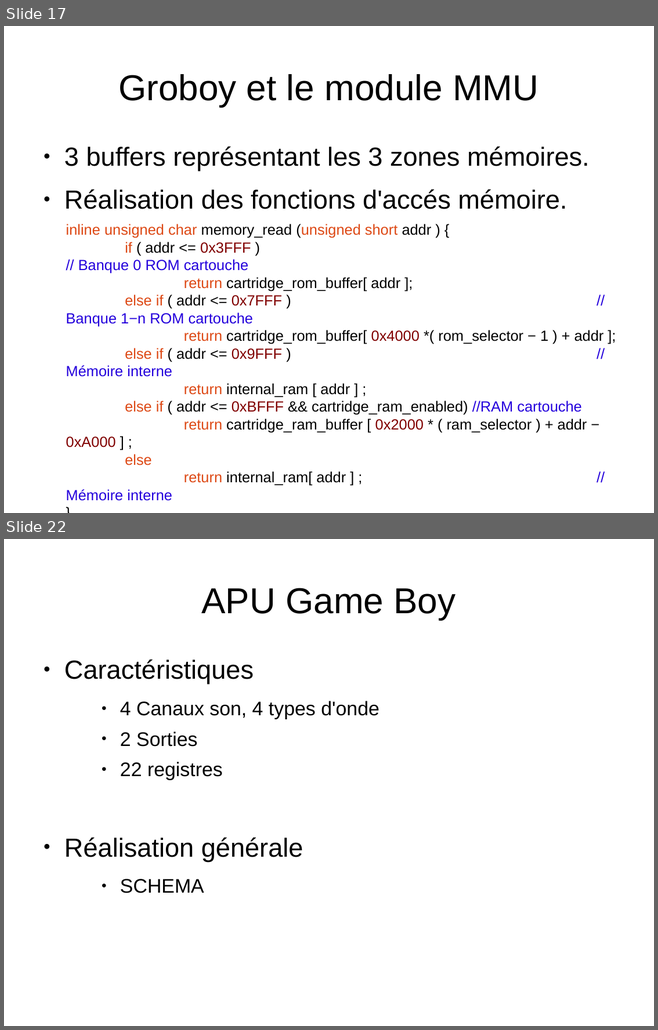
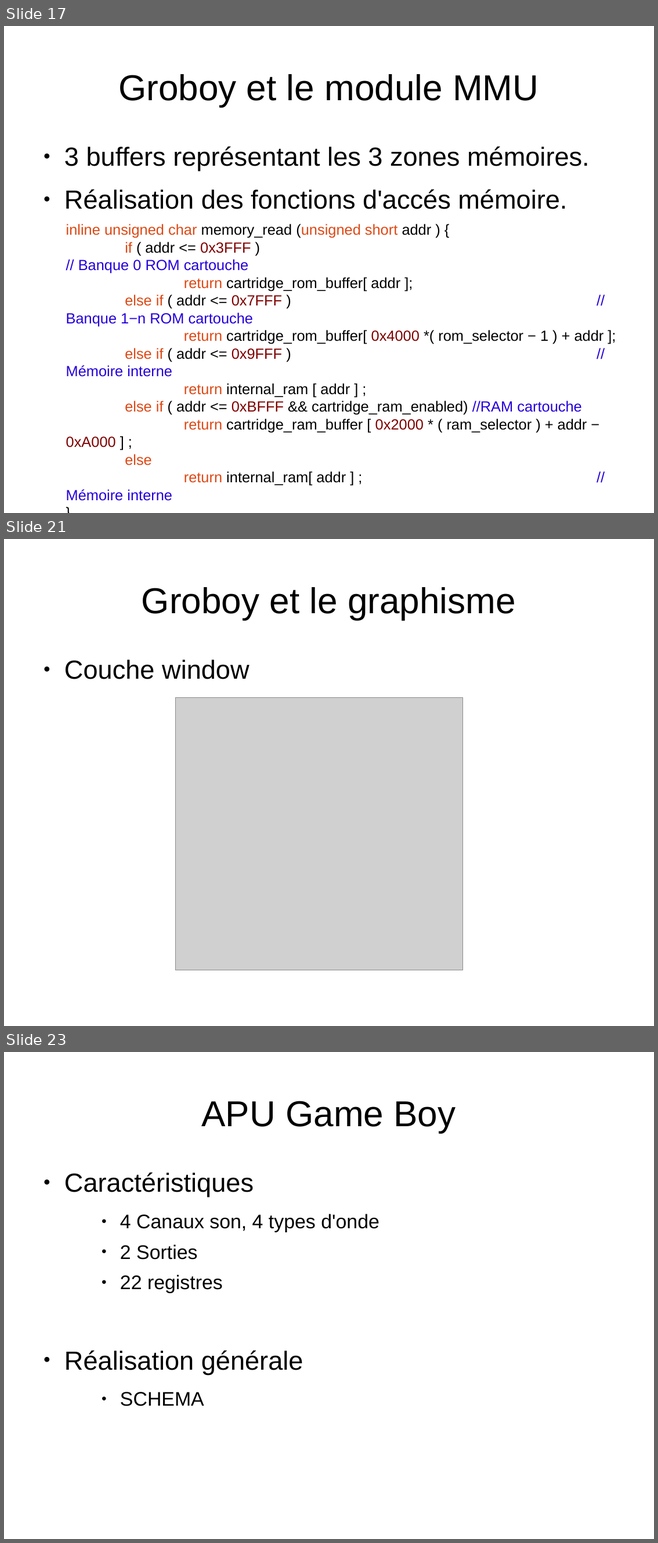
Before and after one commit to joakim-d/GroBoy, a slide deck: documents_TER/soutenance.odp. Shown one above the other, each under a label of ours: slides 17 and 22 before the commit, slides 17, 21 and 23 after it; the slides between them are not shown. The pictures are 658x1030 and 658x1543 pixels, drawn with LibreOffice and Linux fonts; fonts in the diff are those of the drawing; grey boxes stand for pictures. Boxes give left, top, right and bottom in pixels: in the first picture for what was removed or moved away, otherwise in the second. Text is boxed around its words. In the diff, an @@ line names an element or a change of style, - is before the commit and + after.

```diff
--- a/documents_TER/soutenance.odp
+++ b/documents_TER/soutenance.odp
@@ slide 21 added at (x1=4, y1=539, x2=654, y2=1026), background #FFFFFF @@
@@ title added at (x1=141, y1=587, x2=516, y2=620), 44 pt, text #000000 @@
+Groboy et le graphisme
@@ text added at (x1=64, y1=660, x2=249, y2=679), 32 pt, text #000000 @@
+● Couche window
@@ picture added at (x1=176, y1=697, x2=463, y2=971) @@
@@ what was slide 22 is now slide 23 @@
```
Also in this commit, not shown: 1 slide changed, 3 other slides added, 3 slides removed.
